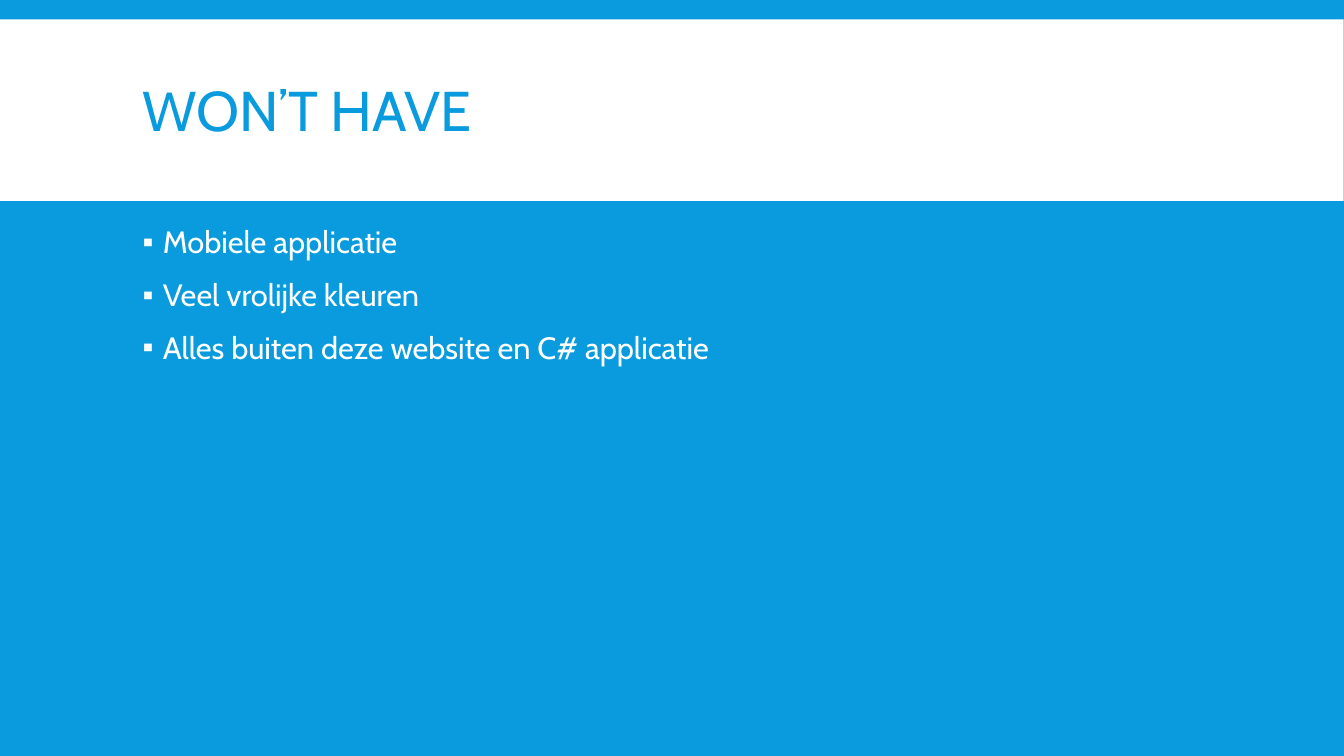
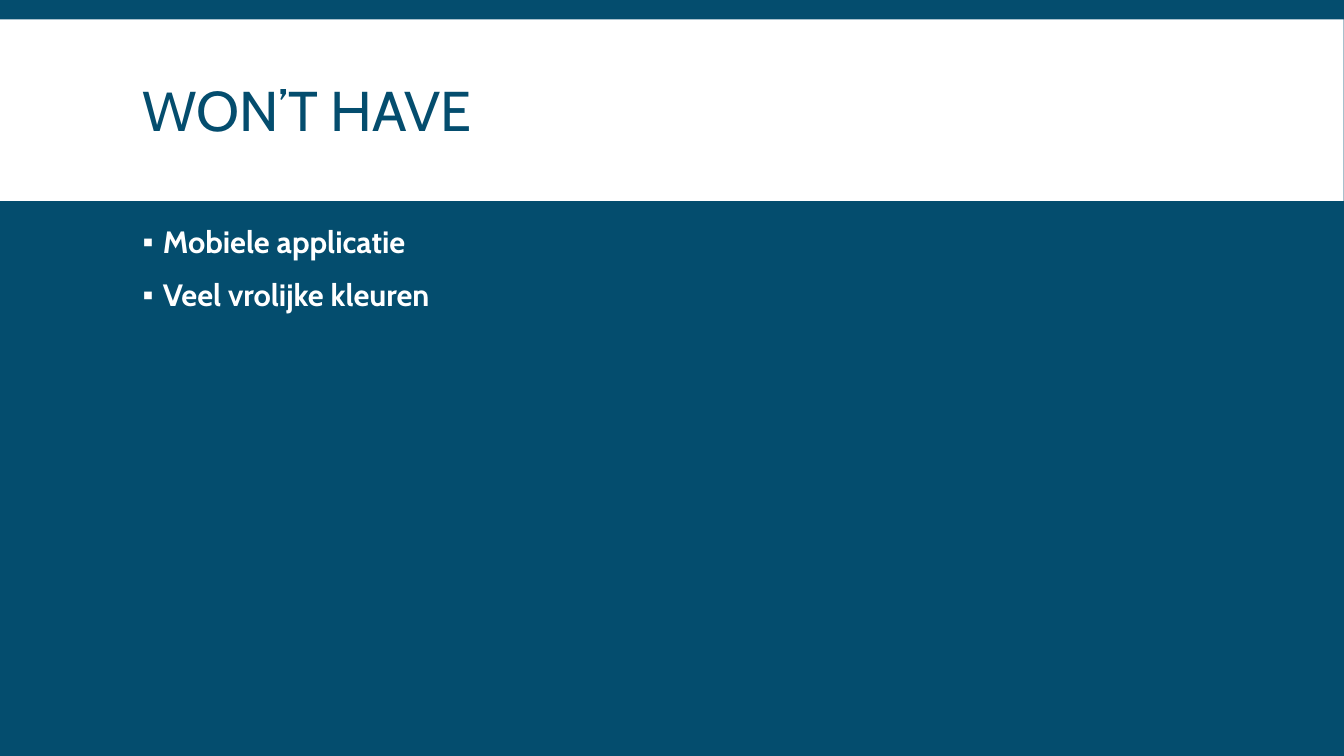
Before and after one commit to EA-Sports-3-0/project_fifa, a slide deck: slide 5 of Documents/presentaties/C#presentatie.pptx (slide 6 before the commit). Drawn at 1344x756 pixels with LibreOffice and Linux fonts; fonts in the diff are those of the drawing. Boxes give left, top, right and bottom in pixels: in the first picture for what was removed or moved away, otherwise in the second. Text is boxed around its words. In the diff, an @@ line names an element or a change of style, - is before the commit and + after.

```diff
--- a/Documents/presentaties/C#presentatie.pptx
+++ b/Documents/presentaties/C#presentatie.pptx
@@ background #099BDD to #044D6E @@
@@ title "WON’T HAVE" at box(143, 89, 471, 132): text colour #099BDD to #044D6E @@
@@ text "Mobiele applicatie" at box(163, 230, 430, 313): bold on @@
@@ text at box(163, 336, 709, 365): paragraph removed @@
-▪ Alles buiten deze website en C# applicatie
```
Also in this commit, not shown: 4 other slides changed, 2 slides added, 1 slide removed.
